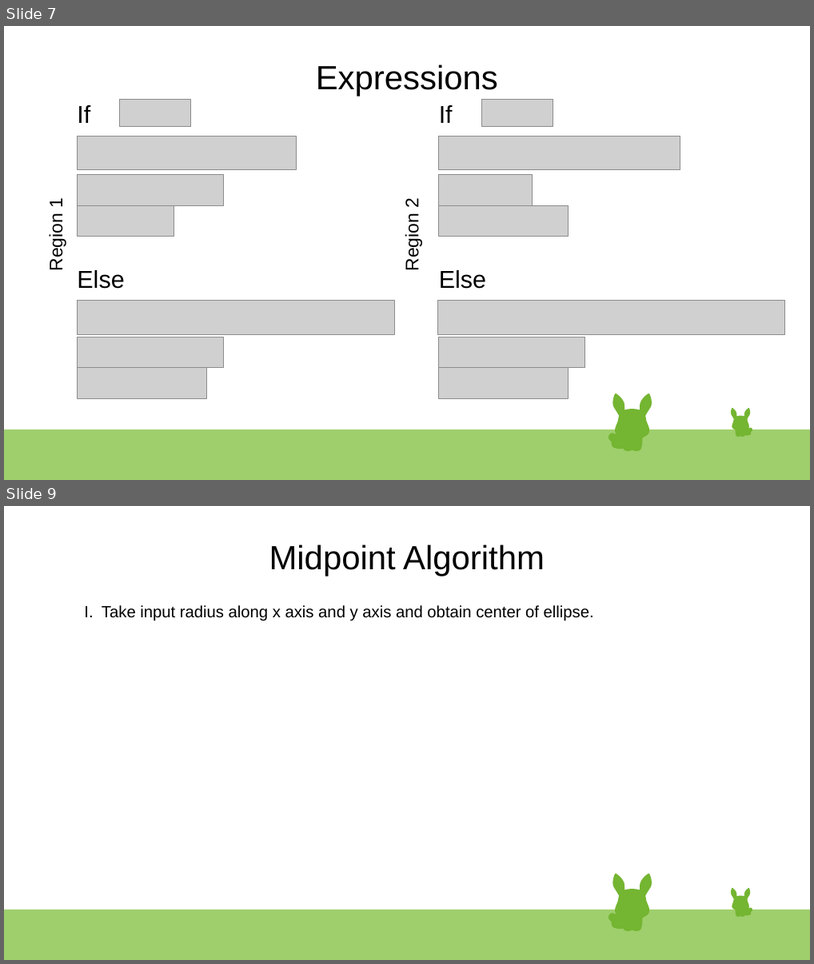
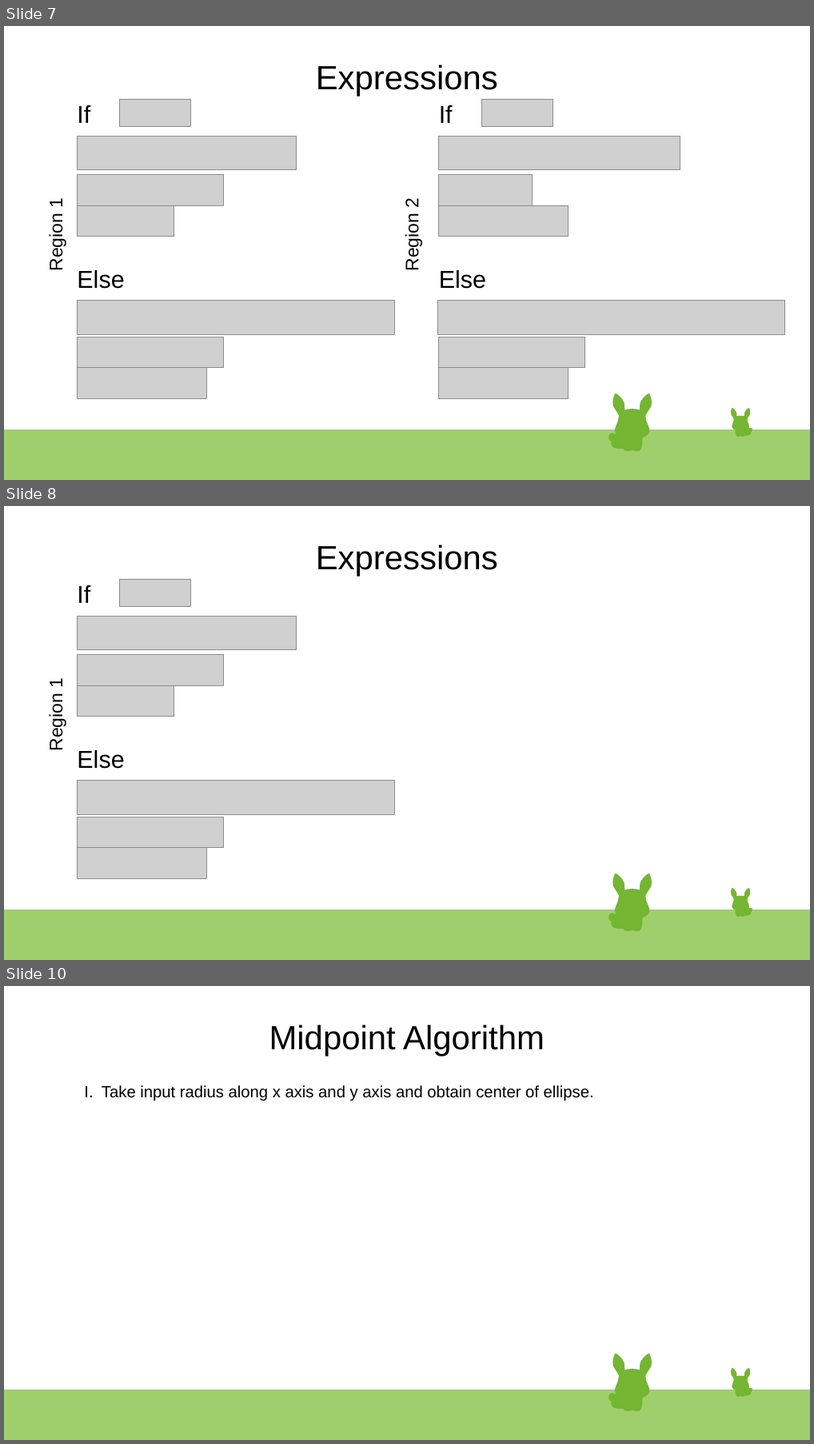
Before and after one commit to seamoonpandey/computer-graphics, a slide deck: ellipse/ellipse.odp. Shown one above the other, each under a label of ours: slides 7 and 9 before the commit, slides 7, 8 and 10 after it; the slides between them are not shown. The pictures are 814x964 and 814x1444 pixels, drawn with LibreOffice and Linux fonts; fonts in the diff are those of the drawing; grey boxes stand for pictures. Boxes give left, top, right and bottom in pixels: in the first picture for what was removed or moved away, otherwise in the second. Text is boxed around its words. In the diff, an @@ line names an element or a change of style, - is before the commit and + after.

```diff
--- a/ellipse/ellipse.odp
+++ b/ellipse/ellipse.odp
@@ slide 8 added at (x1=4, y1=506, x2=810, y2=960), background #FFFFFF; not listed: 47 template elements that a slide beside it also shows @@
@@ title added at (x1=316, y1=544, x2=498, y2=576), 33 pt, text #000000 @@
+Expressions
@@ text added at (x1=77, y1=585, x2=90, y2=603), 24 pt, text #000000 @@
+If
@@ picture added at (x1=120, y1=579, x2=191, y2=606) @@
@@ picture added at (x1=77, y1=616, x2=297, y2=650) @@
@@ picture added at (x1=77, y1=655, x2=223, y2=685) @@
@@ text added at (x1=46, y1=679, x2=66, y2=749), 18 pt, text #000000 @@
+Region 1
@@ picture added at (x1=77, y1=685, x2=174, y2=716) @@
@@ text added at (x1=77, y1=750, x2=124, y2=768), 24 pt, text #000000 @@
+Else
@@ picture added at (x1=77, y1=780, x2=394, y2=815) @@
@@ picture added at (x1=77, y1=817, x2=223, y2=848) @@
@@ picture added at (x1=77, y1=848, x2=206, y2=879) @@
@@ what was slide 9 is now slide 10 @@
```
Also in this commit, not shown: 2 slides changed, 1 other file.
